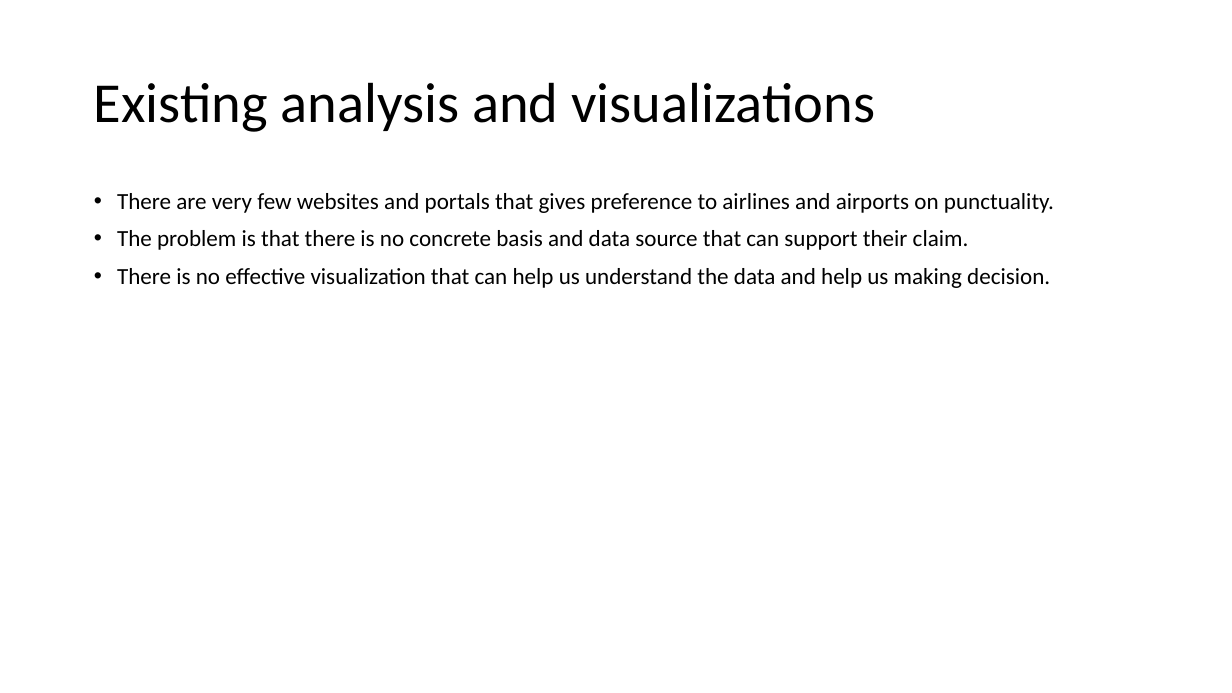
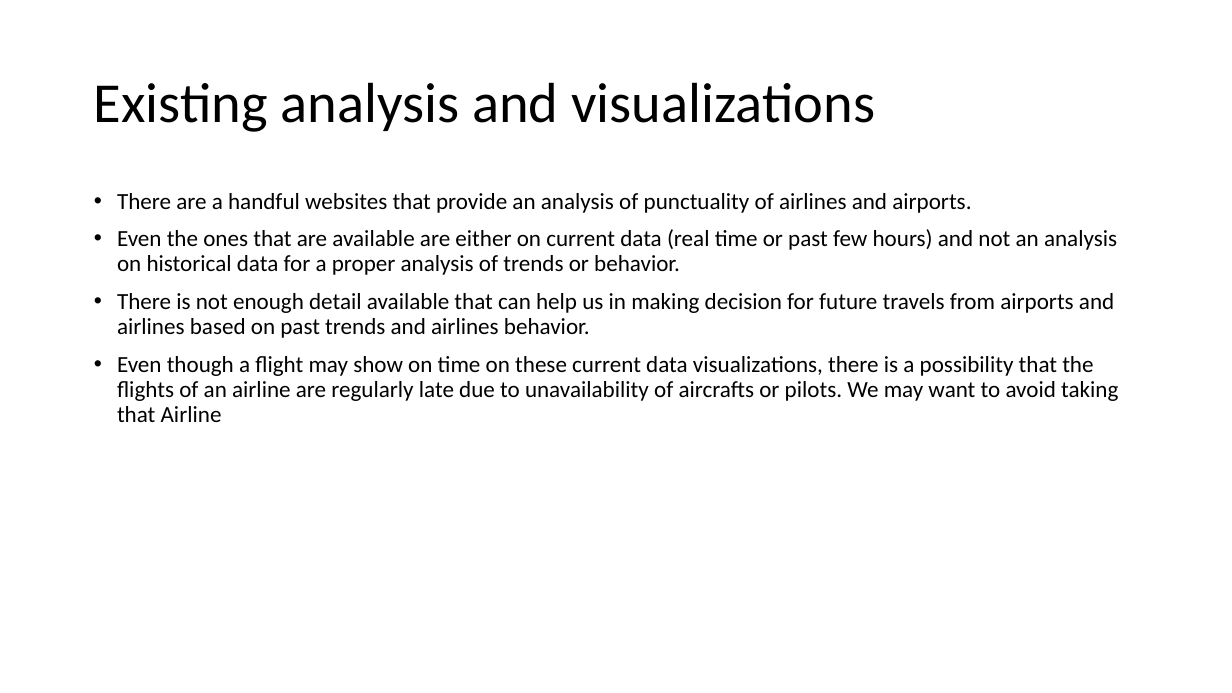
Before and after one commit to psiddam/awsSummer19Project, a slide deck: slide 3 of branch1/ProjectPresentation.pptx. Drawn at 1232x693 pixels with LibreOffice and Linux fonts; fonts in the diff are those of the drawing. Boxes give left, top, right and bottom in pixels: in the first picture for what was removed or moved away, otherwise in the second. Text is boxed around its words. In the diff, an @@ line names an element or a change of style, - is before the commit and + after.

```diff
--- a/branch1/ProjectPresentation.pptx
+++ b/branch1/ProjectPresentation.pptx
@@ text at [117, 193, 1118, 422]: text changed @@
-• There are very few websites and portals that gives preference to airlines and airports on punctuality.
-• The problem is that there is no concrete basis and data source that can support their claim.
-• There is no effective visualization that can help us understand the data and help us making decision.
+• There are a handful websites that provide an analysis of punctuality of airlines and airports.
+• Even the ones that are available are either on current data (real time or past few hours) and not an analysis on historical data for a proper analysis of trends or behavior.
+• There is not enough detail available that can help us in making decision for future travels from airports and airlines based on past trends and airlines behavior.
+• Even though a flight may show on time on these current data visualizations, there is a possibility that the flights of an airline are regularly late due to unavailability of aircrafts or pilots. We may want to avoid taking that Airline
```
Also in this commit, not shown: 3 other slides changed, 2 slides added, 1 other file.
